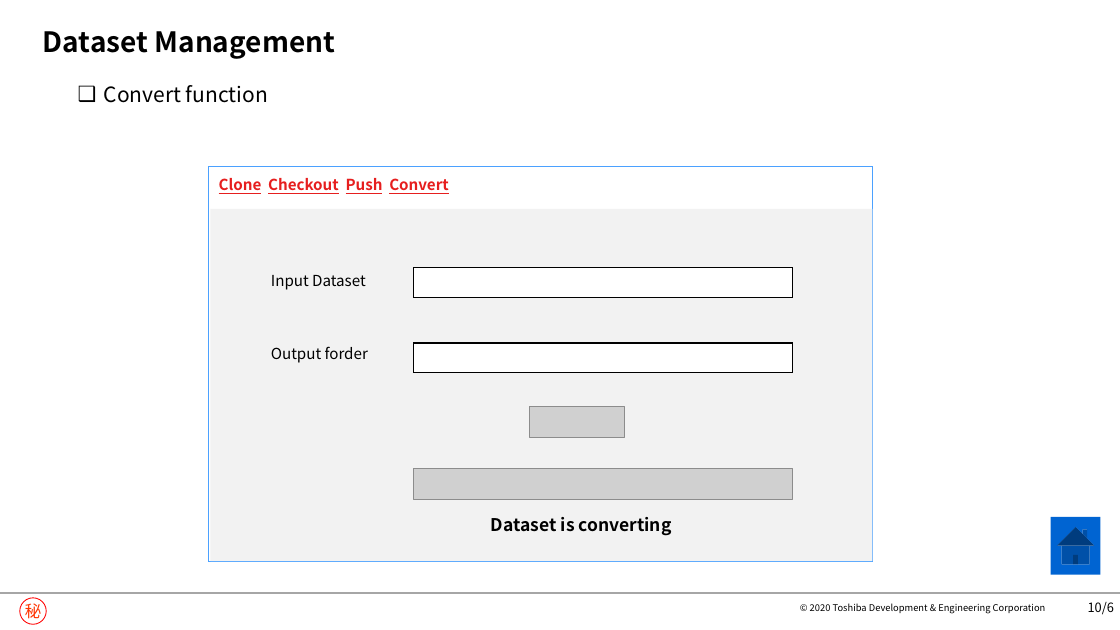
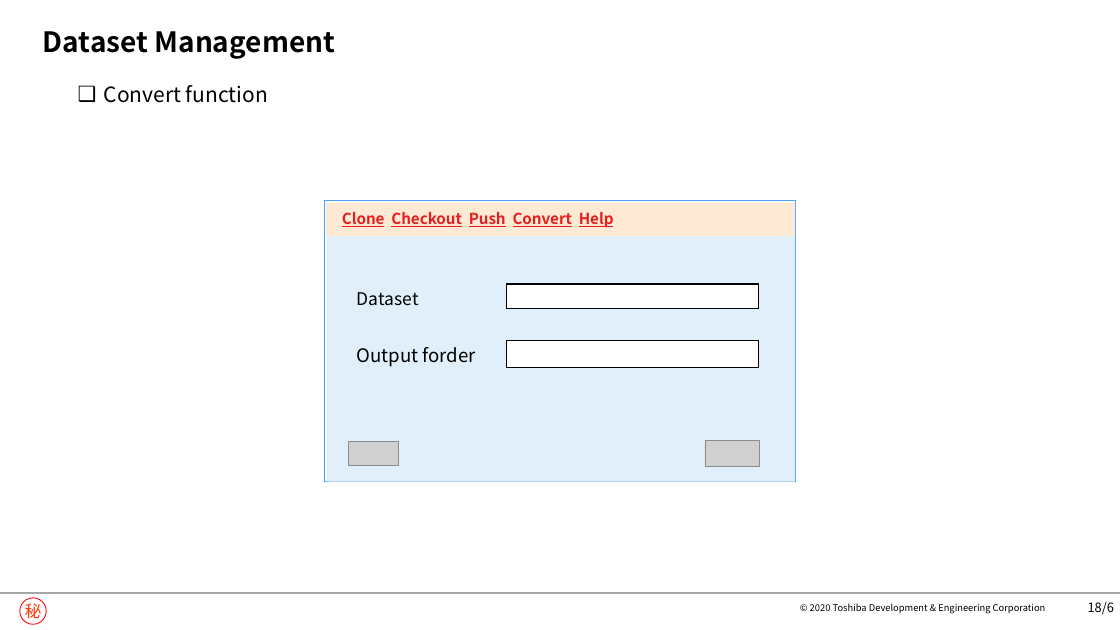
Before and after one commit to nguyenngocninh/LFS, a slide deck: slide 19 of GuiAIPlatformDesign.pptx (slide 11 before the commit). Drawn at 1120x630 pixels with LibreOffice and Linux fonts; fonts in the diff are those of the drawing; grey boxes stand for pictures; background and template pictures are left out. Boxes give left, top, right and bottom in pixels: in the first picture for what was removed or moved away, otherwise in the second. Text is boxed around its words. In the diff, an @@ line names an element or a change of style, - is before the commit and + after.

```diff
--- a/GuiAIPlatformDesign.pptx
+++ b/GuiAIPlatformDesign.pptx
@@ rectangle: place and size @@
-rectangle at <box>208,166,873,561</box>
+rectangle at <box>325,200,796,481</box>
@@ rectangle added at <box>326,202,796,236</box>, fill #FEEAD4 @@
@@ rectangle: place and size @@
-rectangle at <box>210,209,872,561</box>
+rectangle at <box>327,234,795,481</box>
@@ rectangle at <box>327,234,795,481</box>: fill #F2F2F2 to #E0EFF9 @@
@@ text at <box>342,212,614,228</box>: text changed @@
-Clone Checkout Push Convert
+Clone Checkout Push Convert Help
@@ text at <box>357,292,419,306</box>: text changed; size 13 to 15 pt @@
-Input Dataset
+Dataset
@@ rectangle: place and size @@
-rectangle at <box>413,268,792,297</box>
+rectangle at <box>507,284,759,308</box>
@@ text "Output forder": place and size @@
-text "Output forder" at <box>271,346,368,363</box>
+text "Output forder" at <box>357,347,476,367</box>
@@ text "Output forder" at <box>357,347,476,367</box>: size 13 to 16 pt @@
@@ rectangle: place and size @@
-rectangle at <box>413,343,792,372</box>
+rectangle at <box>507,341,759,368</box>
@@ picture removed at <box>530,406,625,437</box> @@
@@ picture added at <box>349,442,399,465</box> @@
@@ picture added at <box>705,440,759,467</box> @@
@@ picture removed at <box>413,469,792,500</box> @@
@@ text removed at <box>491,517,672,536</box> @@
-Dataset is converting
@@ action button home removed at <box>1051,517,1101,575</box> @@
@@ page number at <box>1088,602,1114,615</box>: text changed @@
-10/6
+18/6
```
Also in this commit, not shown: 11 other slides changed, 18 slides added, 2 slides removed.
